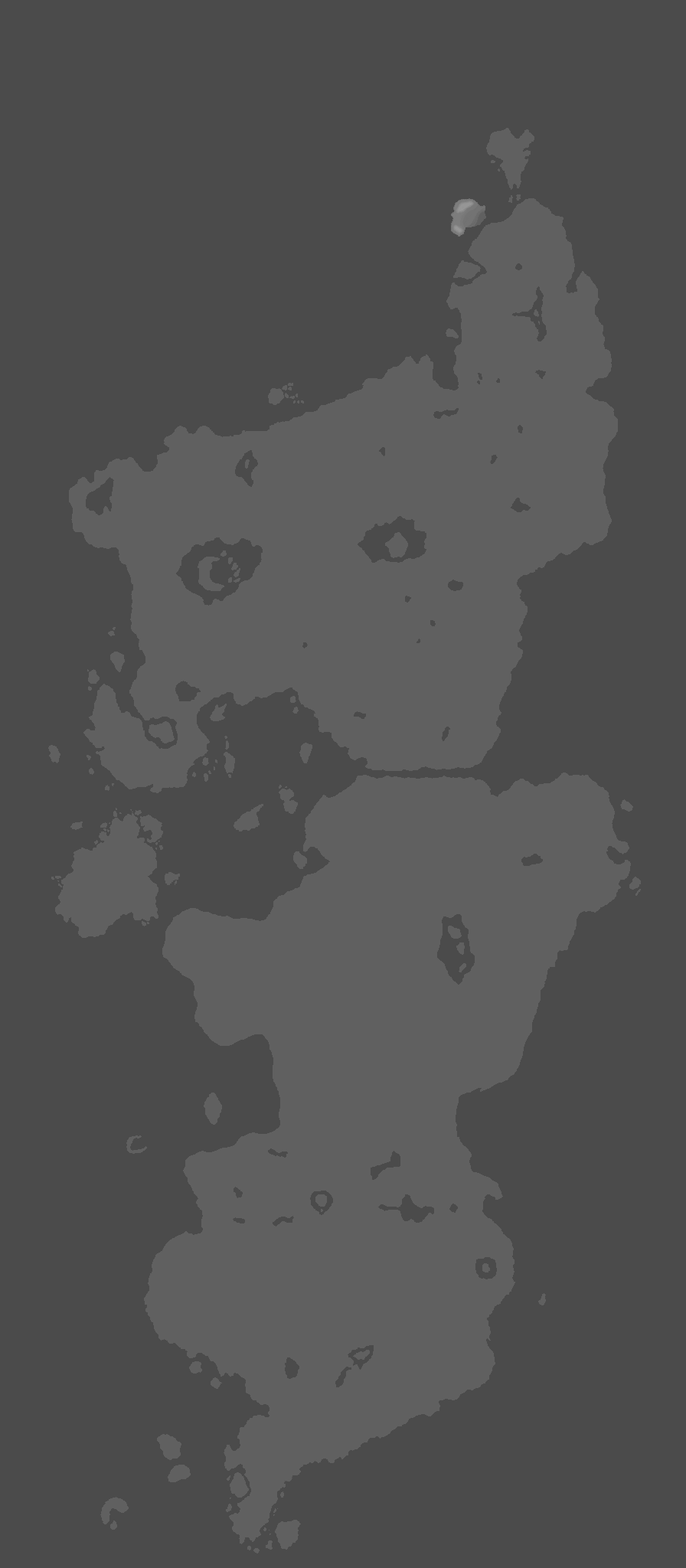
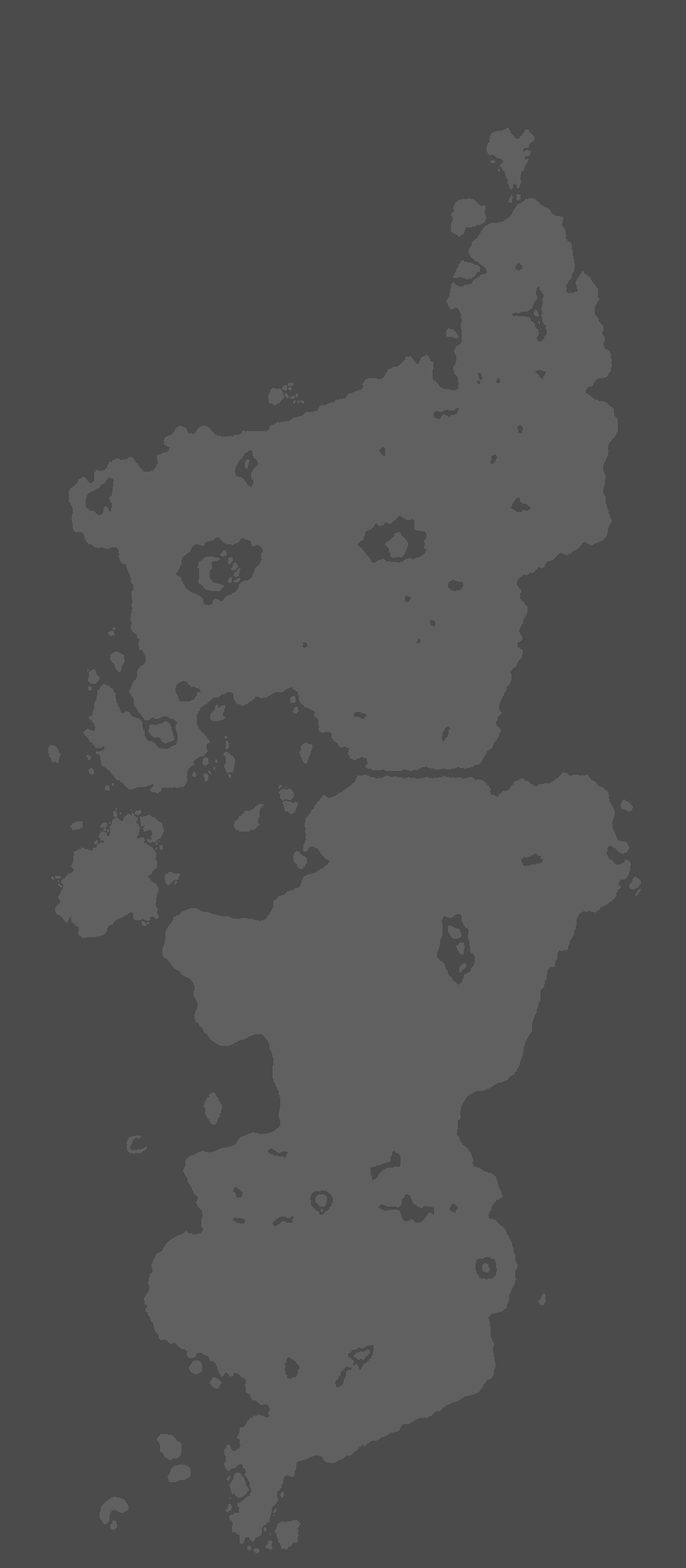
Revision of a layered 686px x 1568px image; what changed, layer by layer:
removed layer "Layer" over left=450, top=198, right=486, bottom=237
painted on "Background" over left=48, top=218, right=518, bottom=1543
